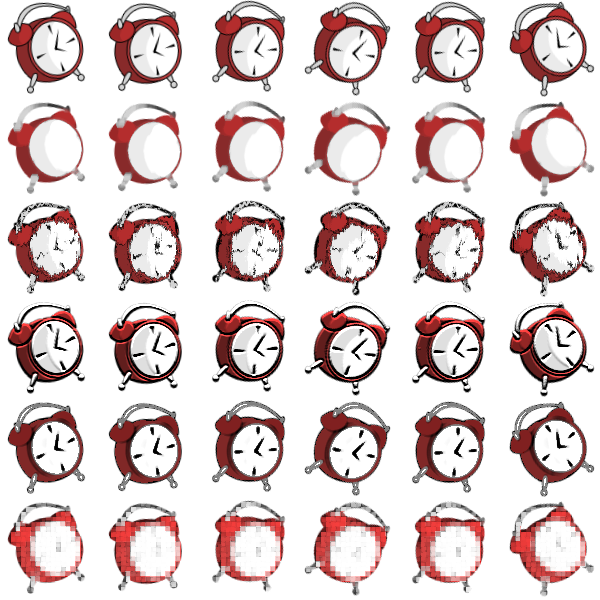
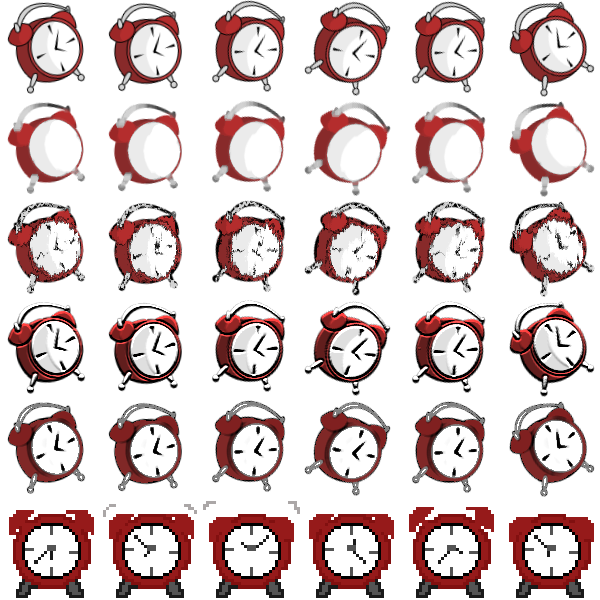
Revision of a layered 600x600 image; what changed, layer by layer:
added layer "reloj" above "original" over 9, 501, 594, 598
hid "Forma 12 copia 10" over 7, 500, 595, 598
